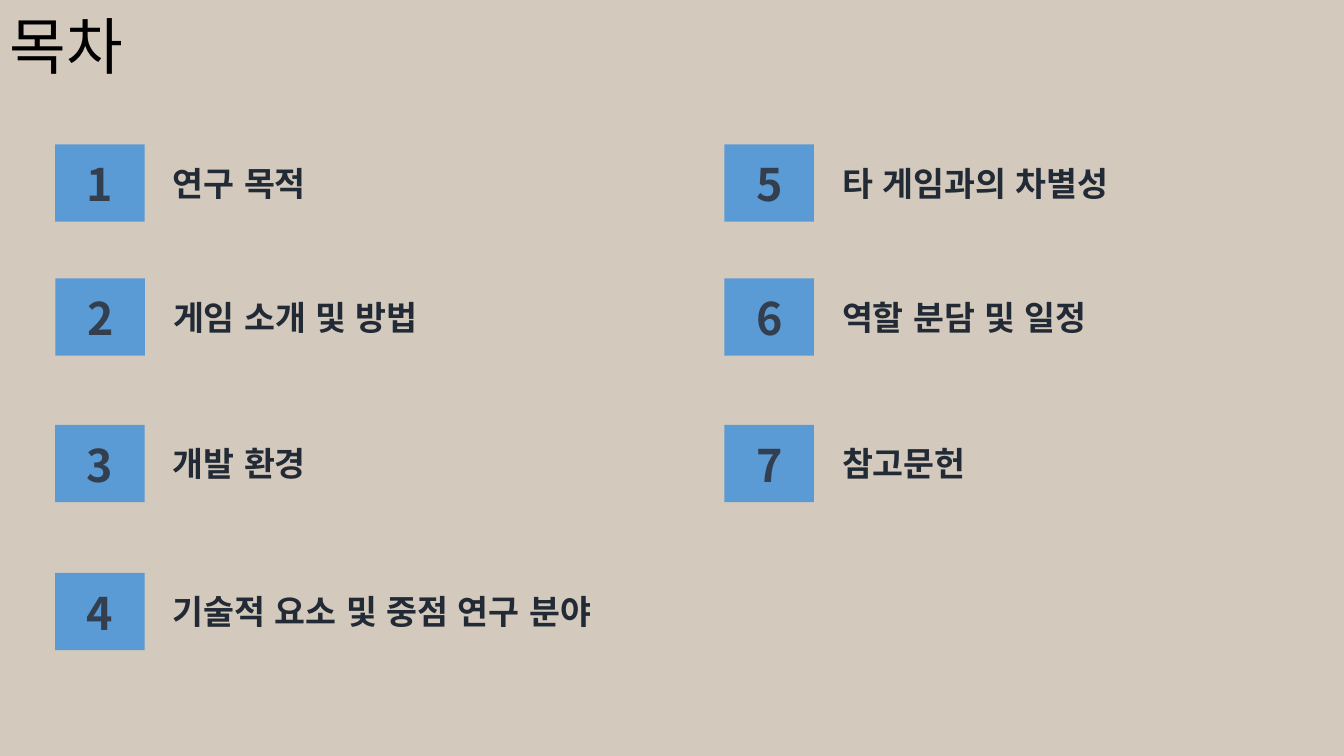
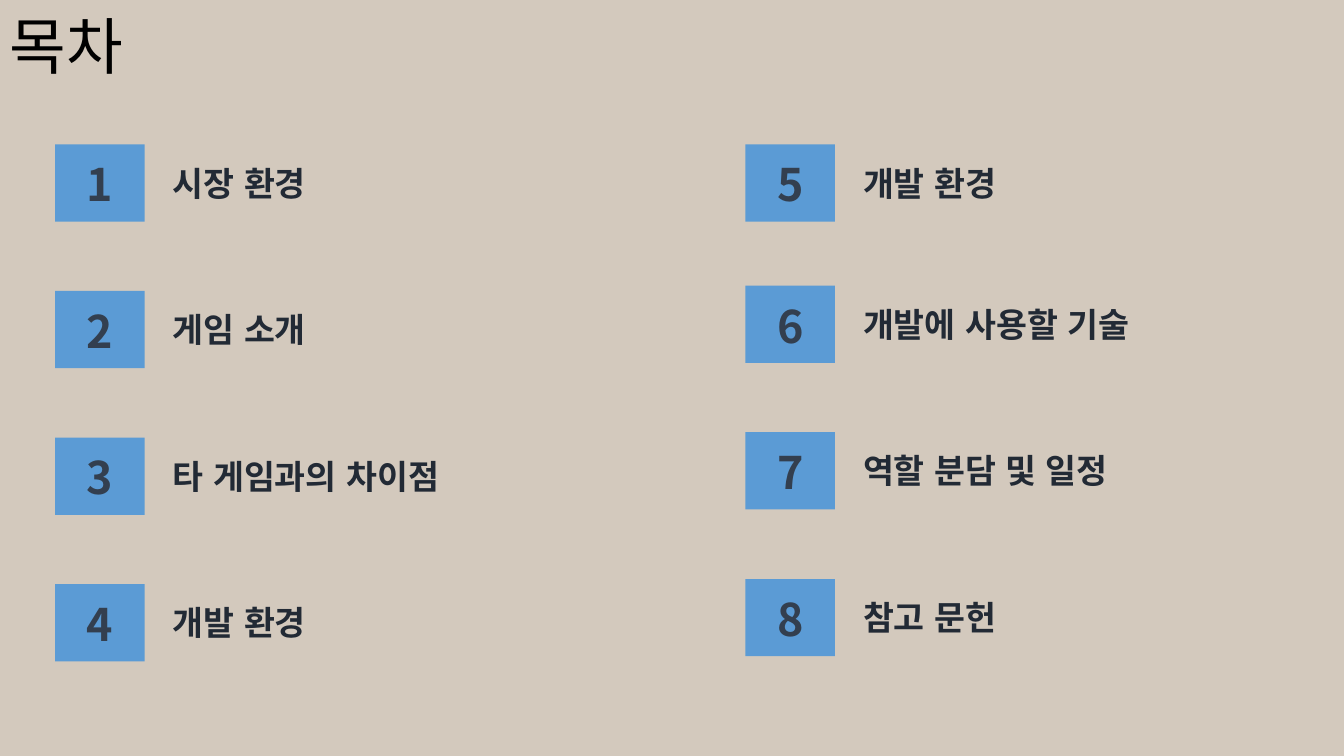
Before and after one commit to ghk01214/KPUFinalGame-deprecated-, a slide deck: slide 3 of docs/졸작 초안.pptx. Drawn at 1344x756 pixels with LibreOffice and Linux fonts; fonts in the diff are those of the drawing. Boxes give left, top, right and bottom in pixels: in the first picture for what was removed or moved away, otherwise in the second. Text is boxed around its words. In the diff, an @@ line names an element or a change of style, - is before the commit and + after.

```diff
--- a/docs/졸작 초안.pptx
+++ b/docs/졸작 초안.pptx
@@ rectangle moved from (x1=725, y1=278, x2=815, y2=356) to (x1=746, y1=144, x2=836, y2=222) @@
@@ text at (x1=173, y1=167, x2=306, y2=199): text changed @@
-연구 목적
+시장 환경
@@ text "5" moved from (x1=756, y1=168, x2=782, y2=202) to (x1=777, y1=168, x2=803, y2=202) @@
@@ text "개발 환경" moved from (x1=173, y1=447, x2=306, y2=479) to (x1=863, y1=167, x2=996, y2=199) @@
@@ rectangle moved from (x1=55, y1=425, x2=145, y2=503) to (x1=55, y1=291, x2=145, y2=369) @@
@@ text "2" moved from (x1=87, y1=301, x2=113, y2=335) to (x1=87, y1=314, x2=113, y2=348) @@
@@ rectangle moved from (x1=725, y1=425, x2=815, y2=503) to (x1=746, y1=285, x2=836, y2=363) @@
@@ text "6" moved from (x1=756, y1=301, x2=782, y2=336) to (x1=777, y1=309, x2=803, y2=344) @@
@@ text at (x1=173, y1=314, x2=306, y2=345): text changed @@
-게임 소개 및 방법
+게임 소개
@@ text added at (x1=863, y1=308, x2=1129, y2=340), 24 pt, text #222A35, bold @@
+개발에 사용할 기술
@@ rectangle moved from (x1=55, y1=573, x2=145, y2=650) to (x1=55, y1=438, x2=145, y2=515) @@
@@ text "3" moved from (x1=87, y1=448, x2=113, y2=483) to (x1=87, y1=460, x2=113, y2=495) @@
@@ rectangle added at (x1=746, y1=433, x2=836, y2=510), fill #5B9BD5 @@
@@ text "7" moved from (x1=756, y1=449, x2=782, y2=482) to (x1=777, y1=456, x2=803, y2=489) @@
@@ text "역할 분담 및 일정" moved from (x1=842, y1=301, x2=1087, y2=333) to (x1=863, y1=454, x2=1108, y2=486) @@
@@ text at (x1=173, y1=461, x2=439, y2=492): text changed @@
-타 게임과의 차별성
+타 게임과의 차이점
@@ rectangle moved from (x1=725, y1=144, x2=815, y2=222) to (x1=55, y1=585, x2=145, y2=662) @@
@@ text "4" moved from (x1=87, y1=597, x2=113, y2=630) to (x1=87, y1=608, x2=113, y2=641) @@
@@ text removed at (x1=173, y1=596, x2=591, y2=627) @@
-기술적 요소 및 중점 연구 분야
@@ rectangle moved from (x1=55, y1=278, x2=145, y2=356) to (x1=746, y1=579, x2=836, y2=656) @@
@@ text added at (x1=173, y1=606, x2=306, y2=638), 24 pt, text #222A35, bold @@
+개발 환경
@@ text added at (x1=777, y1=602, x2=803, y2=637), 32 pt, text #333F50, bold @@
+8
@@ text at (x1=863, y1=601, x2=996, y2=633): spaces changed @@
-참고문헌
+참고 문헌
```
Also in this commit, not shown: 6 other slides changed, 6 slides added, 4 slides removed.
